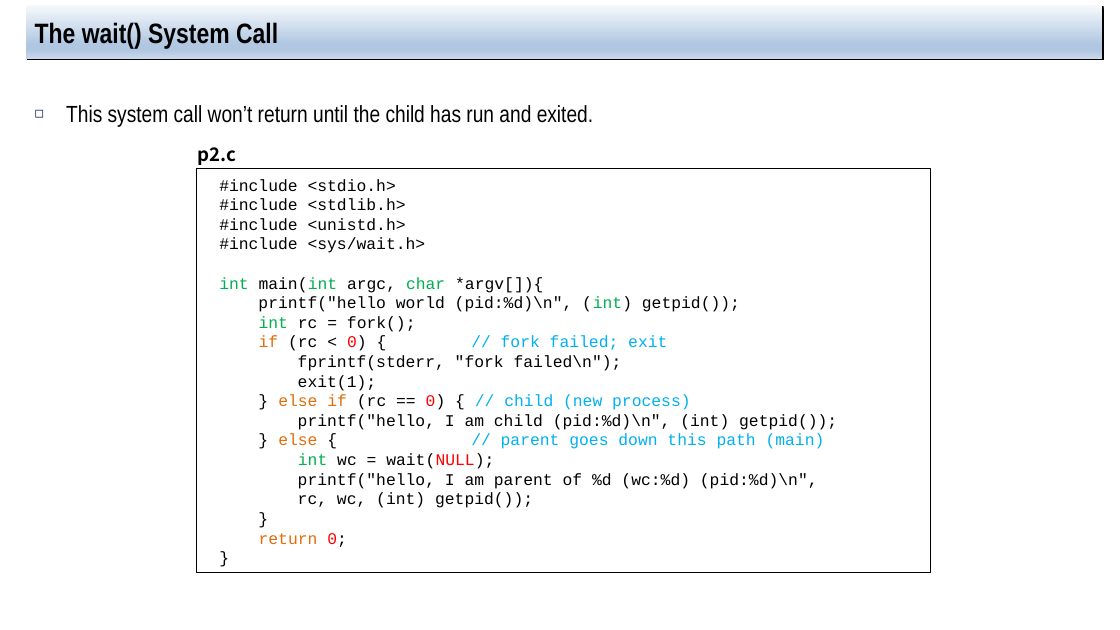
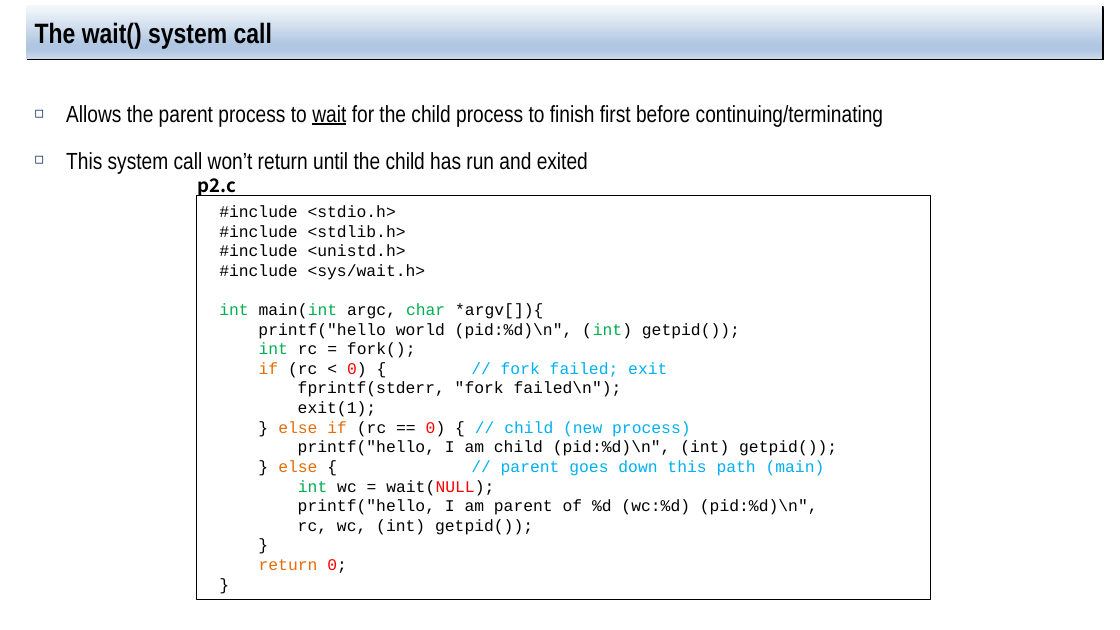
Before and after one commit to jachermocilla/extra-course-materials, a slide deck: slide 8 of cmsc125/ostep/slides/01.Virtualization/05.Interlude_process_api.pptx (slide 7 before the commit). Drawn at 1120x630 pixels with LibreOffice and Linux fonts; fonts in the diff are those of the drawing. Boxes give left, top, right and bottom in pixels: in the first picture for what was removed or moved away, otherwise in the second. Text is boxed around its words. In the diff, an @@ line names an element or a change of style, - is before the commit and + after.

```diff
--- a/cmsc125/ostep/slides/01.Virtualization/05.Interlude_process_api.pptx
+++ b/cmsc125/ostep/slides/01.Virtualization/05.Interlude_process_api.pptx
@@ title at [35,20,272,48]: text changed @@
-The wait() System Call
+The wait() system call
@@ text at [66,105,883,174]: text changed @@
-◻ This system call won’t return until the child has run and exited.
+◻ Allows the parent process to wait for the child process to finish first before continuing/terminating
+◻ This system call won’t return until the child has run and exited
@@ text "p2.c": place and size @@
-text "p2.c" at [198,147,237,165]
+text "p2.c" at [198,178,237,196]
@@ rectangle "#include <stdio.h>": place and size @@
-rectangle "#include <stdio.h>" at [197,169,931,573]
+rectangle "#include <stdio.h>" at [197,195,931,599]
```
Also in this commit, not shown: 7 other slides changed, 5 slides added.
